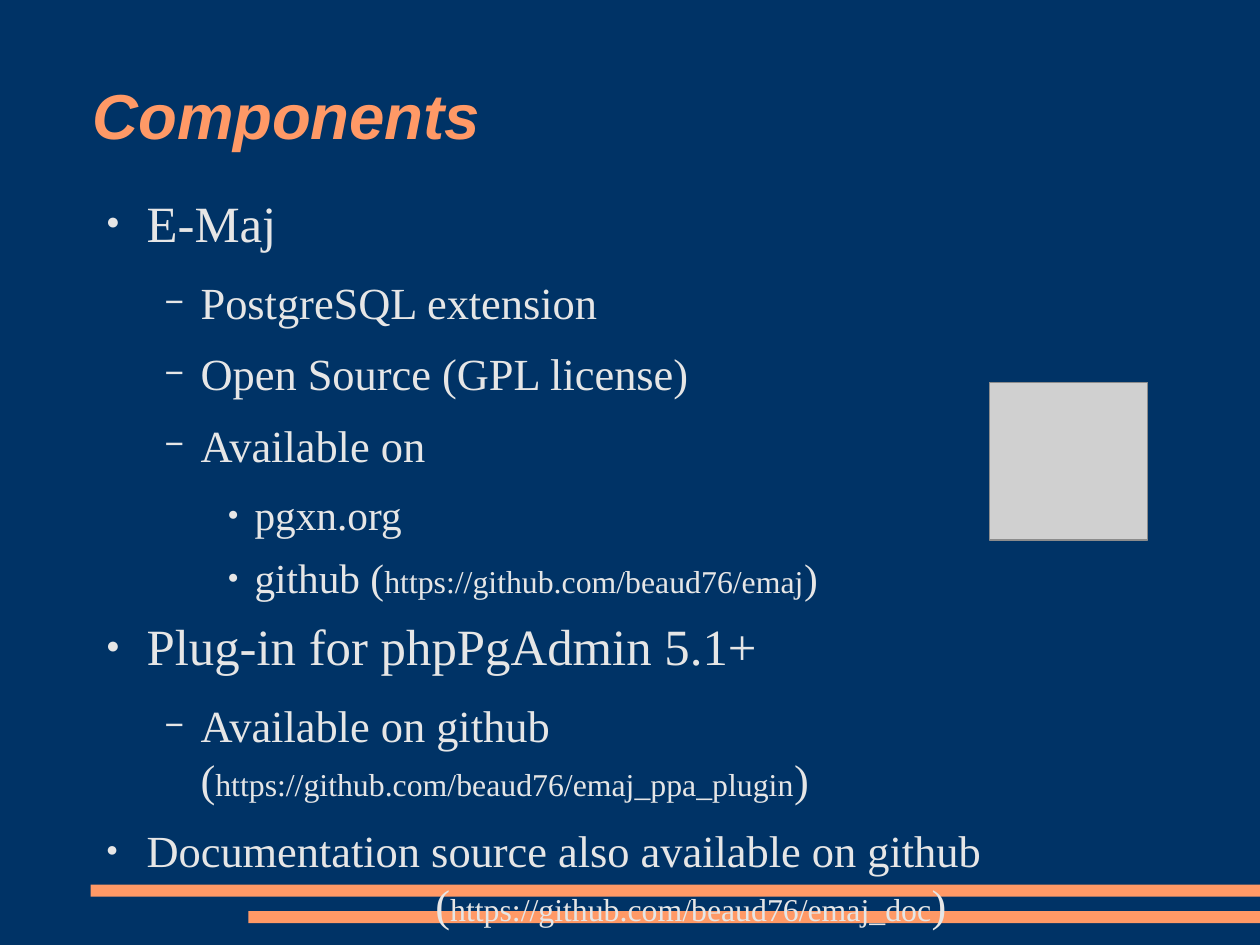
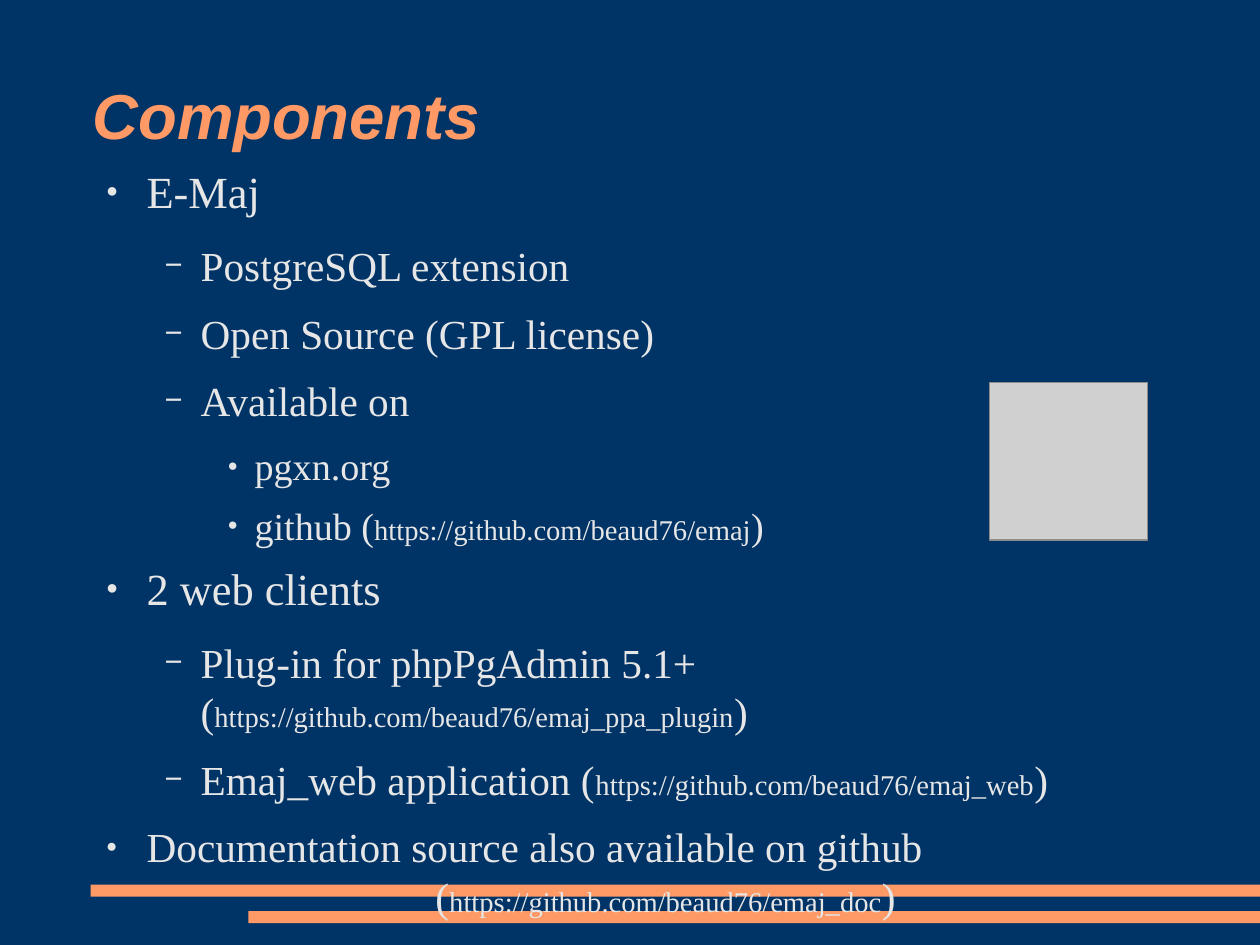
Before and after one commit to beaud76/emaj_doc, a slide deck: slide 2 of Emaj_pres_en.odp. Drawn at 1260x945 pixels with LibreOffice and Linux fonts; fonts in the diff are those of the drawing; grey boxes stand for pictures. Boxes give left, top, right and bottom in pixels: in the first picture for what was removed or moved away, otherwise in the second. Text is boxed around its words. In the diff, an @@ line names an element or a change of style, - is before the commit and + after.

```diff
--- a/Emaj_pres_en.odp
+++ b/Emaj_pres_en.odp
@@ text "E-Maj": place and size @@
-text "E-Maj" at <box>147,208,980,927</box>
+text "E-Maj" at <box>147,178,1033,918</box>
@@ text at <box>147,178,922,918</box>: size 32 to 28 pt in "E-Maj"; size 28 to 26 pt in "PostgreSQL extension", "Open Source (GPL license)", "Available on", "Documentation source also available on github (https://githu ..."; size 26 to 24 pt in "pgxn.org", "github (https://github.com/beaud76/emaj)"; size 20 to 18 pt in "(https://github.com/beaud76/emaj)", "(https://github.com/beaud76/emaj_doc)" @@
@@ text at <box>147,574,1033,804</box>: text changed; size 20 to 18 pt @@
-● Plug-in for phpPgAdmin 5.1+
-  − Available on github
-    (https://github.com/beaud76/emaj_ppa_plugin)
+● 2 web clients
+  − Plug-in for phpPgAdmin 5.1+
+    (https://github.com/beaud76/emaj_ppa_plugin)
+  − Emaj_web application (https://github.com/beaud76/emaj_web)
```
Also in this commit, not shown: 7 other slides changed, 3 other files.
